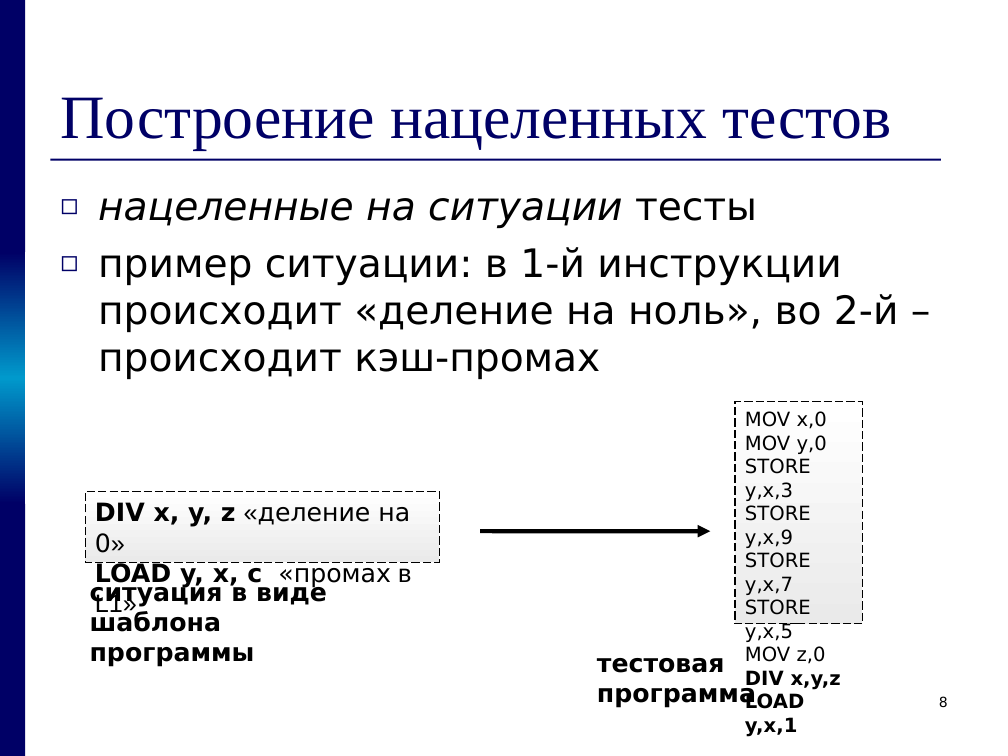
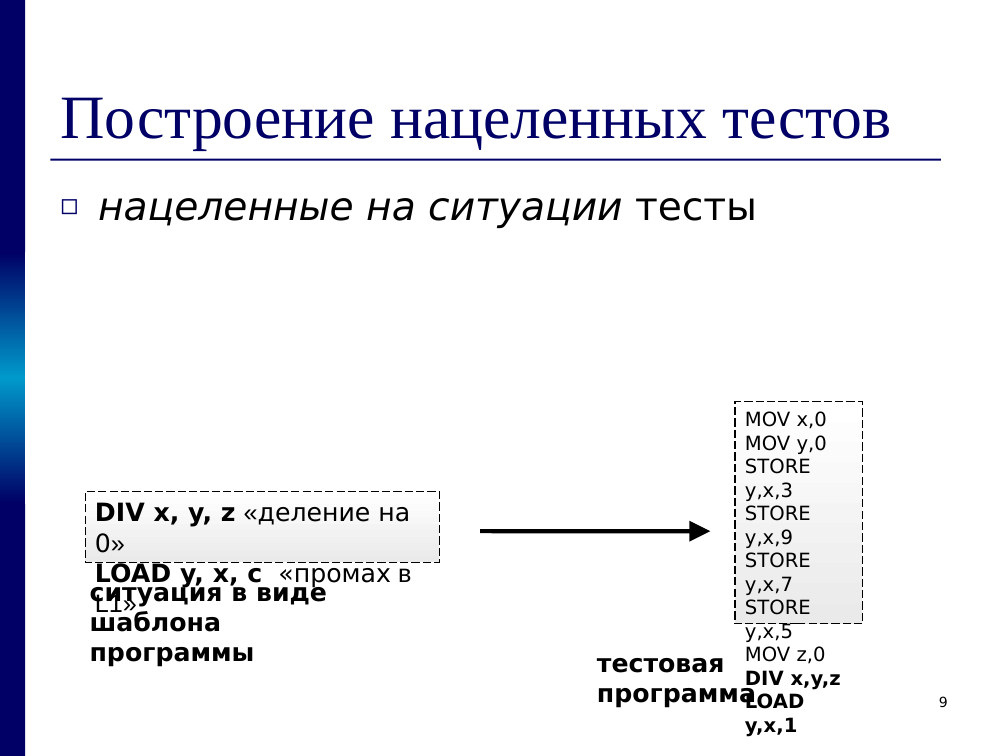
Before and after one commit to kornevgen/tesla-project, a slide deck: slide 9 of papers/THESIS/talks/pred/prethesis10.ppt (slide 8 before the commit). Drawn at 1008x756 pixels with LibreOffice and Linux fonts; fonts in the diff are those of the drawing. Boxes give left, top, right and bottom in pixels: in the first picture for what was removed or moved away, otherwise in the second. Text is boxed around its words. In the diff, an @@ line names an element or a change of style, - is before the commit and + after.

```diff
--- a/papers/THESIS/talks/pred/prethesis10.ppt
+++ b/papers/THESIS/talks/pred/prethesis10.ppt
@@ text at bbox=[98, 247, 898, 379]: paragraph removed @@
-◻ пример ситуации: в 1-й инструкции происходит «деление на ноль», во 2-й – происходит кэш-промах
```
Also in this commit, not shown: 8 other slides changed, 1 slide added.
